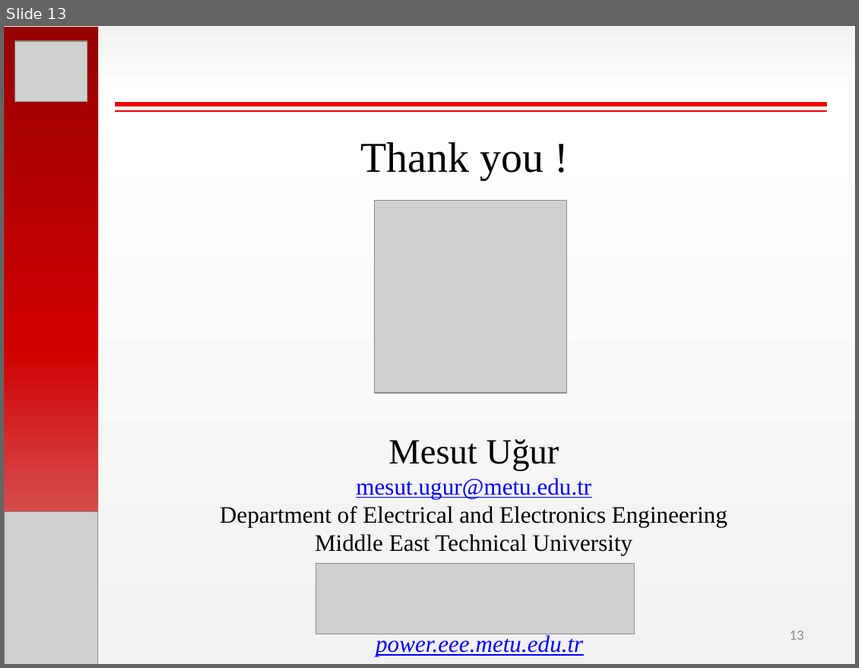
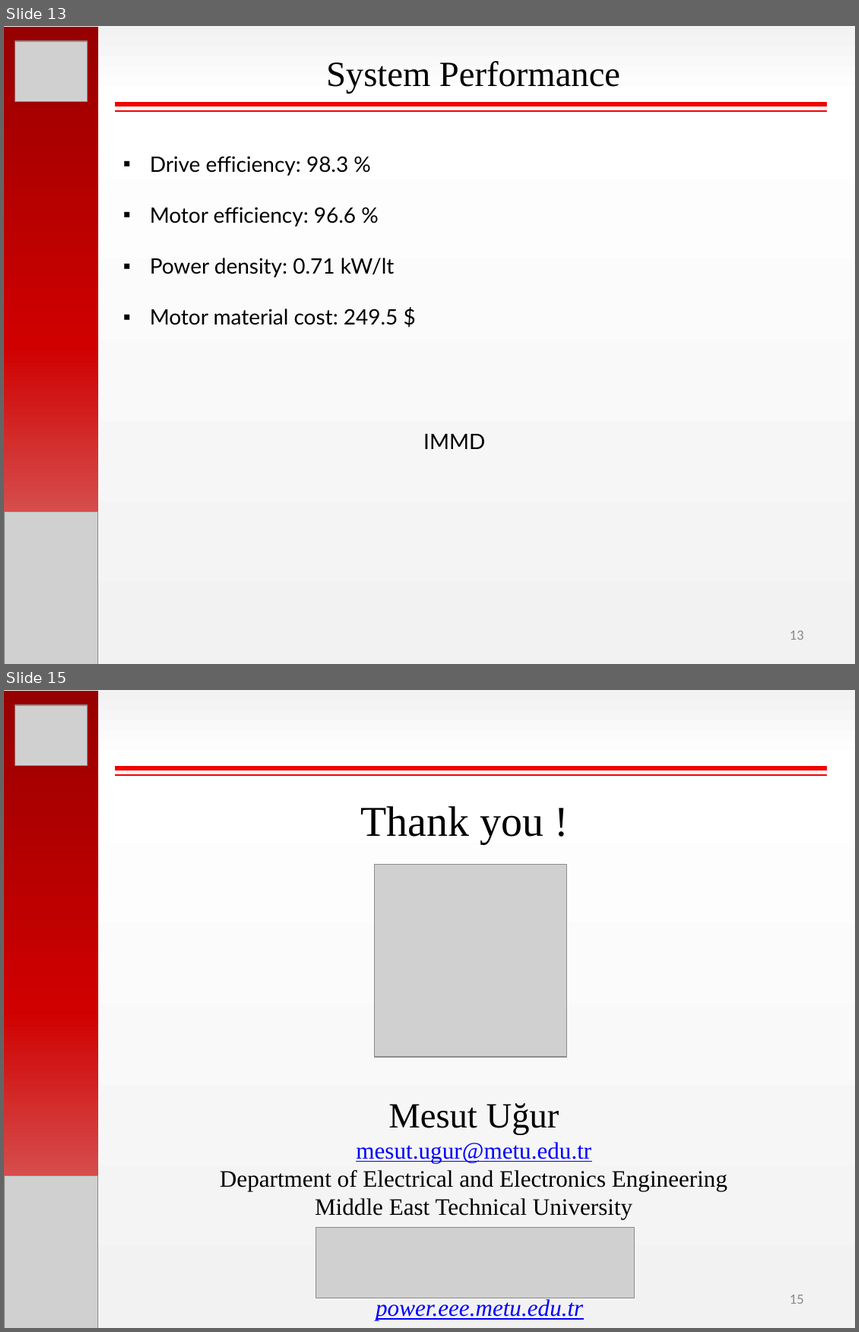
Before and after one commit to hakanpolat/IMMD, a slide deck: Paper/PEMD 2018/Presentation/PEMD2018_OralPres_Mesut_Uğur.pptx. Shown one above the other, each under a label of ours: slide 13 before the commit, slides 13 and 15 after it; the slides between them are not shown. The pictures are 859x668 and 859x1332 pixels, drawn with LibreOffice and Linux fonts; fonts in the diff are those of the drawing; grey boxes stand for pictures. Boxes give left, top, right and bottom in pixels: in the first picture for what was removed or moved away, otherwise in the second. Text is boxed around its words. In the diff, an @@ line names an element or a change of style, - is before the commit and + after.

```diff
--- a/Paper/PEMD 2018/Presentation/PEMD2018_OralPres_Mesut_Uğur.pptx
+++ b/Paper/PEMD 2018/Presentation/PEMD2018_OralPres_Mesut_Uğur.pptx
@@ slide 13 added at (x1=4, y1=26, x2=855, y2=664), background gradient #F2F2F2 to #FFFFFF @@
@@ rectangle added at (x1=4, y1=27, x2=98, y2=664), fill gradient #970000 to #D00000 to #D99694 @@
@@ picture added at (x1=15, y1=41, x2=88, y2=102) @@
@@ text added at (x1=326, y1=61, x2=620, y2=94), 30 pt, text #000000 @@
+System Performance
@@ line added from (115, 104) to (827, 104), #F20000 4 pt @@
@@ line added from (115, 111) to (827, 111), #F20000 1.5 pt @@
@@ text added at (x1=150, y1=156, x2=398, y2=325), 18 pt, text #000000 @@
+▪ Drive efficiency: 98.3 %
+▪ Motor efficiency: 96.6 %
+▪ Power density: 0.71 kW/lt
+▪ Motor material cost: 249.5 $
@@ text added at (x1=424, y1=434, x2=485, y2=449), 18 pt, text #000000 @@
+IMMD
@@ picture added at (x1=4, y1=512, x2=98, y2=664) @@
@@ page number added at (x1=790, y1=631, x2=804, y2=640), 12 pt, text #8C8C8C @@
+13
@@ what was slide 13 is now slide 15 @@
@@ page number at (x1=790, y1=1295, x2=804, y2=1304): text changed @@
-13
+15
```
Also in this commit, not shown: 7 slides changed, 1 other slide added.
